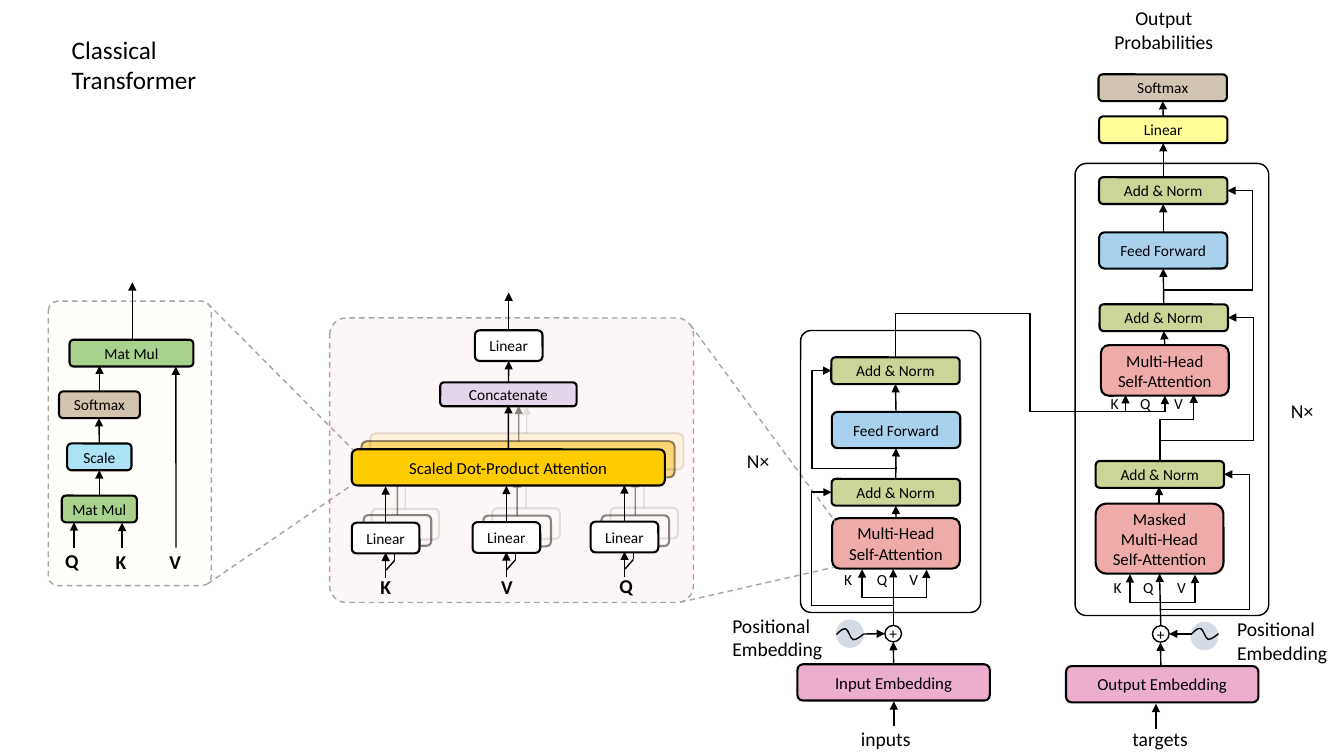
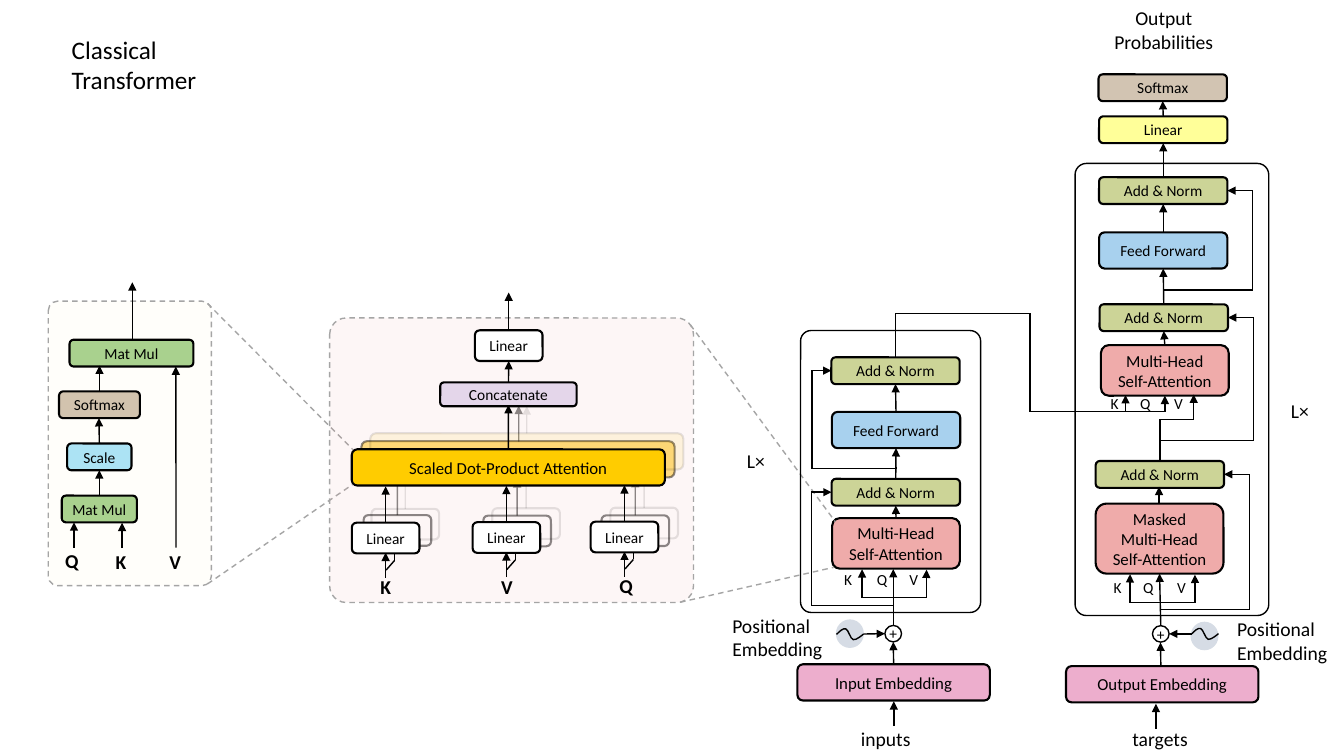
Before and after one commit to KarelZe/thesis, a slide deck: slide 1 of reports/Graphs/diagrams.pptx. Drawn at 1344x756 pixels with LibreOffice and Linux fonts; fonts in the diff are those of the drawing. Boxes give left, top, right and bottom in pixels: in the first picture for what was removed or moved away, otherwise in the second. Text is boxed around its words. In the diff, an @@ line names an element or a change of style, - is before the commit and + after.

```diff
--- a/reports/Graphs/diagrams.pptx
+++ b/reports/Graphs/diagrams.pptx
@@ text at (1291,405,1309,418): text changed @@
-N×
+L×
@@ text at (747,455,765,468): text changed @@
-N×
+L×
```
Also in this commit, not shown: 24 other files.
